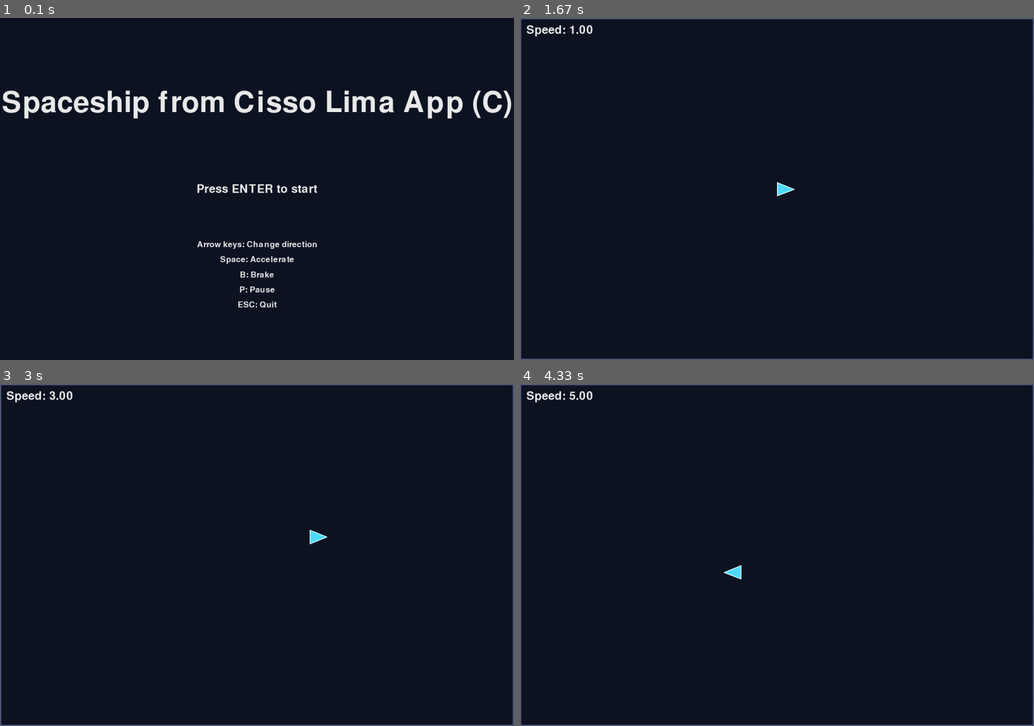
Above: before the commit, frames 1-4 (two rows, left to right).
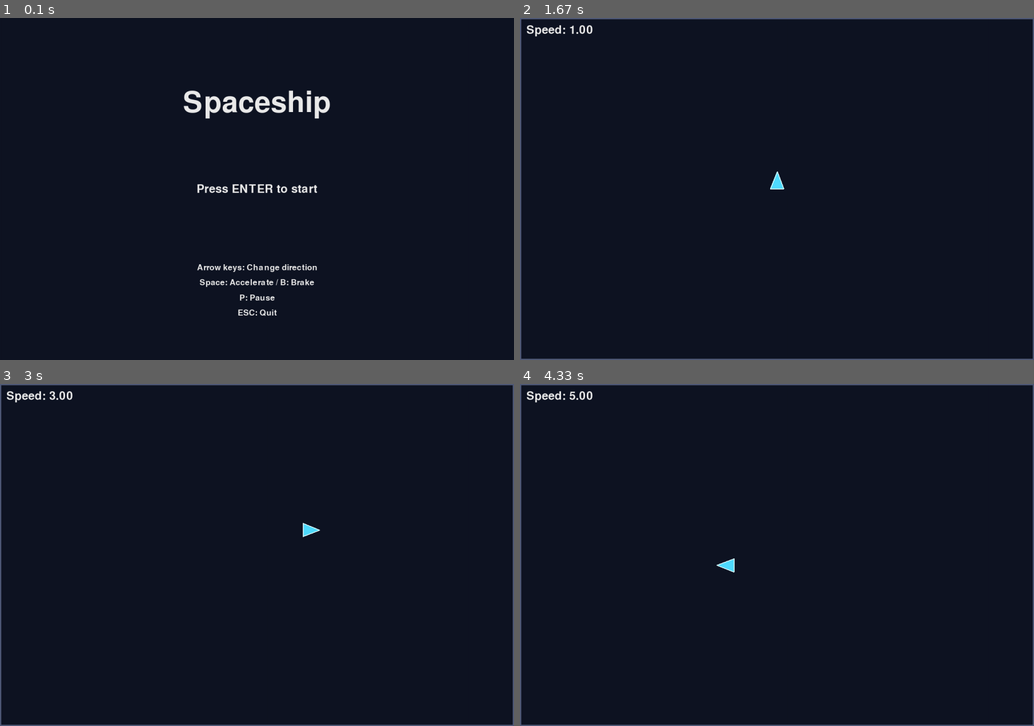
Above: after the commit, the same moments.

Repository: mike-lima-uno/pygame_spaceship
Game: pygame game, started from run.py
Same seed, same stepped clock (60 frames per second), same inputs: the game is played once before the commit and once after it.
Inputs:
- Up to frame 1 (0.1 s): no input
- Up to frame 2 (1.67 s): tap Enter at 0.33 s; hold P 0.67-1.13 s; hold Right 0.67-1.13 s; hold P 1.17-1.63 s; tap Space at 1.23, 1.53 s
- Up to frame 3 (3 s): hold Right 1.67-2.13 s; tap Space at 1.73, 2.03, 2.23, 2.57, 2.87 s; hold Up 2.17-2.47 s; tap B at 2.32 s; hold Right 2.5-2.97 s
- Up to frame 4 (4.33 s): hold Left 3-3.53 s; tap Space at 3.07, 3.37, 3.63, 3.97, 4.27 s; hold Down 3.57-3.87 s; tap B at 3.72 s; hold Left 3.9-4.3 s

The runs differ from the first frame. In frame 1, 4.4% of the frame differs, in the area x 0-100%, y 21-88%; in frame 2, 0.1%; in frame 3, 0.2%; in frame 4, 0.2%.

Commit message:
menu paused and gameover done. ship is_dead when colide the wall.

Diff:
--- a/src/game.py
+++ b/src/game.py
@@ -10,13 +10,13 @@
     def __init__(self):
         pygame.init()
 
+        self.screen = pygame.display.set_mode(
+            (settings.WIDTH, settings.HEIGHT),
+            pygame.FULLSCREEN
+        )
         # self.screen = pygame.display.set_mode(
         #     (settings.WIDTH, settings.HEIGHT),
-        #     pygame.FULLSCREEN
         # )
-        self.screen = pygame.display.set_mode(
-            (settings.WIDTH, settings.HEIGHT),
-        )
 
         pygame.display.set_caption(settings.WINDOW_TITLE)
 
@@ -64,12 +64,29 @@
             ):
                 self.start_game()
 
+            # event handler for pause
+            elif self.state == settings.STATE_PAUSED and (
+                event.type == pygame.KEYDOWN
+                and event.key == pygame.K_p
+            ):
+                self.state = settings.STATE_PLAYING
+
+            # game over state
+            elif self.state == settings.STATE_GAMEOVER and (
+                event.type == pygame.KEYDOWN
+                and event.key in (pygame.K_KP_ENTER, pygame.K_RETURN)
+            ):
+                self.state = settings.STATE_MENU
+
             # event handler for playing
             elif (
                 self.state == settings.STATE_PLAYING
                 and event.type == pygame.KEYDOWN
             ):
-                self.handle_playing_keydown(event.key)
+                if event.key == pygame.K_p:
+                    self.state = settings.STATE_PAUSED
+                else:
+                    self.handle_playing_keydown(event.key)
 
         # event handler for playing when holding keys down
         if self.state == settings.STATE_PLAYING:
@@ -163,11 +180,11 @@
         # Instructions under the button
         instructions = [
             "Arrow keys: Change direction",
-            "Space: Accelerate",
-            "B: Brake",
+            "Space: Accelerate / B: Brake",
             "P: Pause",
             "ESC: Quit",
         ]
+
 
         len_instr = len(instructions)
         first_instruction_y = self.screen.get_height() \
@@ -216,11 +233,45 @@
 
     def draw_pause(self):
         """supports draw: draw the paused screen."""
-        pass
+        self.screen.fill(settings.BACKGROUND_COLOR)
+
+        self.draw_centered_text(
+            settings.PAUSED_TITLE,
+            self.title_font,
+            settings.PAUSE_COLOR,
+            settings.HEIGHT // 2,
+        )
+
+        self.draw_centered_text(
+            settings.PAUSED_MESSAGE,
+            self.small_font,
+            settings.TEXT_COLOR,
+            settings.HEIGHT // 2 + self.title_font.get_height(),
+        )
+
+        pygame.display.flip()
 
     def draw_gameover(self):
         """supports draw: draw the game over screen."""
-        pass
+
+        self.screen.fill(settings.BACKGROUND_COLOR)
+
+        # game title
+        self.draw_centered_text(
+            settings.GAMEOVER_TITLE,
+            self.title_font,
+            settings.GAMEOVER_COLOR,
+            settings.HEIGHT // 2,
+        )
+
+        self.draw_centered_text(
+            settings.GAMEOVER_MESSAGE,
+            self.small_font,
+            settings.TEXT_COLOR,
+            settings.HEIGHT // 2 + self.title_font.get_height(),
+        )
+
+        pygame.display.flip()
 
     def run(self):
         """while self.running: play, else: quit.
--- a/src/settings.py
+++ b/src/settings.py
@@ -11,14 +11,24 @@
 
 # - - - screens - - -
 
-# menu
-MENU_TITLE = "Spaceship from Cisso Lima App (C)"
-BTN_START_SIZE = (300,80)
-
 # Colors
 BACKGROUND_COLOR = (15, 20, 35)
 TEXT_COLOR = (235, 235, 235)
 WALL_COLOR = (80, 90, 120)
+GAMEOVER_COLOR = (255, 255, 0)
+PAUSE_COLOR = (255, 255, 0)
+
+# menu
+MENU_TITLE = "Spaceship"
+BTN_START_SIZE = (300,80)
+
+# paused
+PAUSED_TITLE = "Paused"
+PAUSED_MESSAGE = "Press P to continue."
+
+# game over
+GAMEOVER_TITLE = "Game Over"
+GAMEOVER_MESSAGE = "Press ENTER to restart."
 
 # - - - ship - - -
 
--- a/src/ship.py
+++ b/src/ship.py
@@ -34,9 +34,9 @@
         movement = self.direction * self.speed
         self.position += movement
 
-        self.keep_inside_window()
+        self.detect_wall_collision()
 
-    def keep_inside_window(self):
+    def detect_wall_collision(self):
         """Prevent the ship from crossing the window boundaries."""
         minimum_x = settings.SHIP_SIZE + settings.SHIP_MARGIN
         maximum_x = settings.WIDTH - settings.SHIP_SIZE - settings.SHIP_MARGIN
@@ -62,6 +62,9 @@
         # Stop at the wall instead of passing through it.
         if hit_wall:
             self.speed = 0
+
+            # game over condition
+            self.is_dead = True
 
     def get_polygon(self):
         """Create a triangular polygon pointing in the current direction."""
Not shown, changed: README.md
